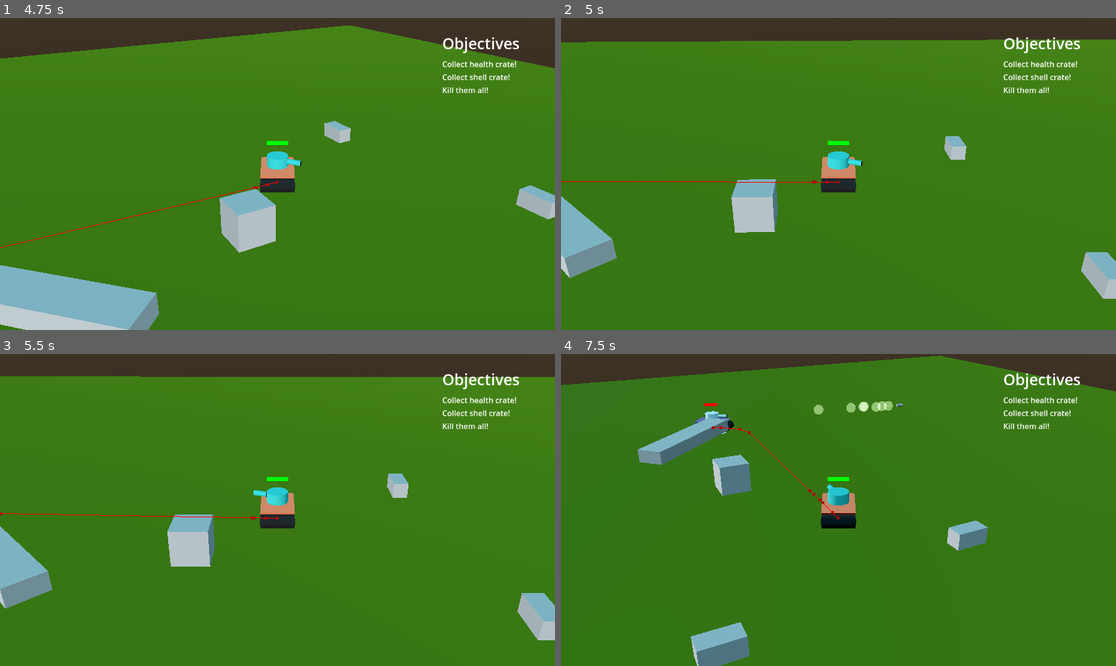
Above: before the commit, frames 1-4 (two rows, left to right).
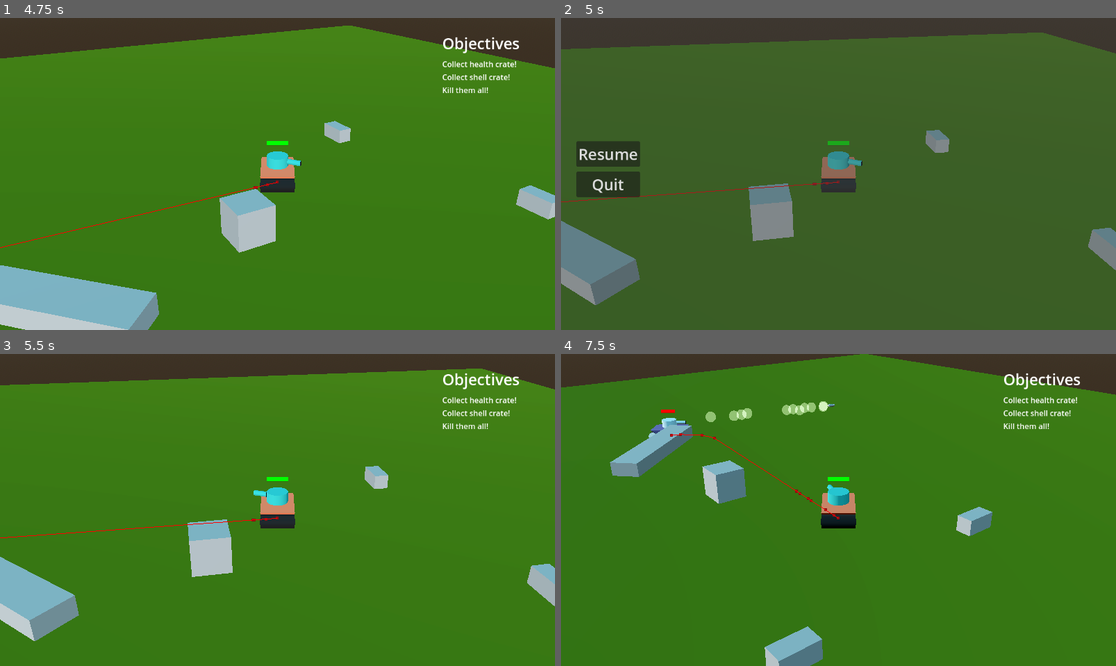
Above: after the commit, the same moments.

Repository: basavarajMHubli/GeoTanks
Game: Godot game, scene res://scenes/main_menu.tscn
Same seed, same stepped clock (60 frames per second), same inputs: the game is played once before the commit and once after it.
Inputs (mouse positions are in pixels of both pictures, inside the frame that each line leads up to):
- Up to frame 1 (4.75 s): click "Play" at 0.5 s; move the mouse to (399, 158) at 1.27 s; hold D (turn_right) 1.28-2.03 s; click (399, 158) at 1.35 s; move the mouse to (166, 189) at 2.02 s; hold S (move_backward) 2.03-2.78 s; tap E (interact) at 2.1, 3.6 s; move the mouse to (333, 105) at 2.77 s; hold D (turn_right) 2.78-3.53 s; click (333, 105) at 2.85 s; move the mouse to (249, 236) at 3.52 s; hold W (move_forward) 3.53-4.28 s; move the mouse to (444, 220) at 4.27 s; hold A (turn_left) from 4.28 s (still down); click (444, 220) at 4.35 s
- Up to frame 2 (5 s): keep holding A (turn_left); tap Escape (ui_cancel) at 4.9 s
- Up to frame 3 (5.5 s): release A (turn_left) at 5 s; click (49, 491) at 5 s, where only the run after the commit has a clickable "Resume"
- Up to frame 4 (7.5 s): tap Enter at 5.75 s; move the mouse to (672, 463) at 5.77 s; hold A (turn_left) 5.78-6.53 s; tap E (interact) at 5.85, 7.35 s; move the mouse to (866, 510) at 6.52 s; hold S (move_backward) 6.53-7.28 s; click (866, 510) at 6.6 s; move the mouse to (755, 432) at 7.27 s; hold D (turn_right) from 7.28 s (still down)

Frame 1 is identical in both runs. In frame 2, 92% of the frame differs, in the area x 0-100%, y 4-100%; in frame 3, 7.5%; in frame 4, 7.5%.

Commit message:
Proto: Added Pause menu feature

Diff:
--- /dev/null
+++ b/PauseMenu.gd
@@ -0,0 +1,26 @@
+extends ColorRect
+
+var pause_state := false
+
+func _input(event):
+	if event.is_action_pressed("ui_cancel"):
+		print("PauseMenu: Esc pressed")
+		UIManager.ui_visibility(pause_state)
+		pause_state = !pause_state
+		visible = pause_state
+		get_tree().paused = pause_state
+
+
+func _on_resume_button_pressed():
+	print("PauseMenu: Resume button pressed")
+	visible = false
+	get_tree().paused = false
+	pause_state = false
+	UIManager.ui_visibility(true)
+
+
+func _on_quit_button_pressed():
+	print("PauseMenu: Quit button pressed")
+	visible = false
+	pause_state = false
+	get_tree().quit()
--- /dev/null
+++ b/PauseMenu.tscn
@@ -0,0 +1,42 @@
+[gd_scene load_steps=2 format=3 uid="uid://cx8myedc6brit"]
+
+[ext_resource type="Script" path="res://PauseMenu.gd" id="1_fchlm"]
+
+[node name="PauseMenu" type="ColorRect"]
+process_mode = 3
+anchors_preset = 15
+anchor_right = 1.0
+anchor_bottom = 1.0
+grow_horizontal = 2
+grow_vertical = 2
+color = Color(0.239216, 0.239216, 0.239216, 0.443137)
+script = ExtResource("1_fchlm")
+
+[node name="MarginContainer" type="MarginContainer" parent="."]
+layout_mode = 1
+anchors_preset = 15
+anchor_right = 1.0
+anchor_bottom = 1.0
+grow_horizontal = 2
+grow_vertical = 2
+theme_override_constants/margin_left = 32
+theme_override_constants/margin_top = 256
+
+[node name="VBoxContainer" type="VBoxContainer" parent="MarginContainer"]
+layout_mode = 2
+size_flags_horizontal = 0
+theme_override_constants/separation = 10
+
+[node name="ResumeButton" type="Button" parent="MarginContainer/VBoxContainer"]
+layout_mode = 2
+theme_override_font_sizes/font_size = 32
+text = "Resume
+"
+
+[node name="QuitButton" type="Button" parent="MarginContainer/VBoxContainer"]
+layout_mode = 2
+theme_override_font_sizes/font_size = 32
+text = "Quit"
+
+[connection signal="pressed" from="MarginContainer/VBoxContainer/ResumeButton" to="." method="_on_resume_button_pressed"]
+[connection signal="pressed" from="MarginContainer/VBoxContainer/QuitButton" to="." method="_on_quit_button_pressed"]
--- a/scenes/level_1.tscn
+++ b/scenes/level_1.tscn
@@ -6,6 +6,7 @@
 [ext_resource type="PackedScene" uid="uid://bi00ua5nemag2" path="res://enemies/enemy_tank.tscn" id="3_g4lg8"]
 [ext_resource type="PackedScene" uid="uid://2ikvy6rs6ql4" path="res://Collectibles/health_crate.tscn" id="5_jojc4"]
 [ext_resource type="PackedScene" uid="uid://copk8kj3vfvb5" path="res://Collectibles/shell_crate.tscn" id="6_a4pc4"]
+[ext_resource type="PackedScene" uid="uid://cx8myedc6brit" path="res://PauseMenu.tscn" id="7_75vj7"]
 
 [sub_resource type="ProceduralSkyMaterial" id="ProceduralSkyMaterial_b4fk2"]
 sky_top_color = Color(0.352941, 0.745098, 0.964706, 1)
@@ -93,4 +94,7 @@
 [node name="ObjectiveCheckTimer" type="Timer" parent="."]
 autostart = true
 
+[node name="PauseMenu" parent="." instance=ExtResource("7_75vj7")]
+visible = false
+
 [connection signal="timeout" from="ObjectiveCheckTimer" to="." method="_on_objective_check_timer_timeout"]
--- a/scenes/level_2.tscn
+++ b/scenes/level_2.tscn
@@ -6,6 +6,7 @@
 [ext_resource type="Material" uid="uid://ck5yy6bnnfhoe" path="res://environment/test_ground.tres" id="4_3jbwe"]
 [ext_resource type="PackedScene" uid="uid://2ikvy6rs6ql4" path="res://Collectibles/health_crate.tscn" id="5_n2rjg"]
 [ext_resource type="PackedScene" uid="uid://copk8kj3vfvb5" path="res://Collectibles/shell_crate.tscn" id="6_4xvo4"]
+[ext_resource type="PackedScene" uid="uid://cx8myedc6brit" path="res://PauseMenu.tscn" id="7_bed40"]
 
 [sub_resource type="ProceduralSkyMaterial" id="ProceduralSkyMaterial_b4fk2"]
 sky_top_color = Color(0.352941, 0.745098, 0.964706, 1)
@@ -116,4 +117,7 @@
 [node name="ObjectiveCheckTimer" type="Timer" parent="."]
 autostart = true
 
+[node name="PauseMenu" parent="." instance=ExtResource("7_bed40")]
+visible = false
+
 [connection signal="timeout" from="ObjectiveCheckTimer" to="." method="_on_objective_check_timer_timeout"]
Not shown: 1 places in scenes/level_1.tscn that only renumber resources
Not shown: 1 places in scenes/level_2.tscn that only renumber resources
